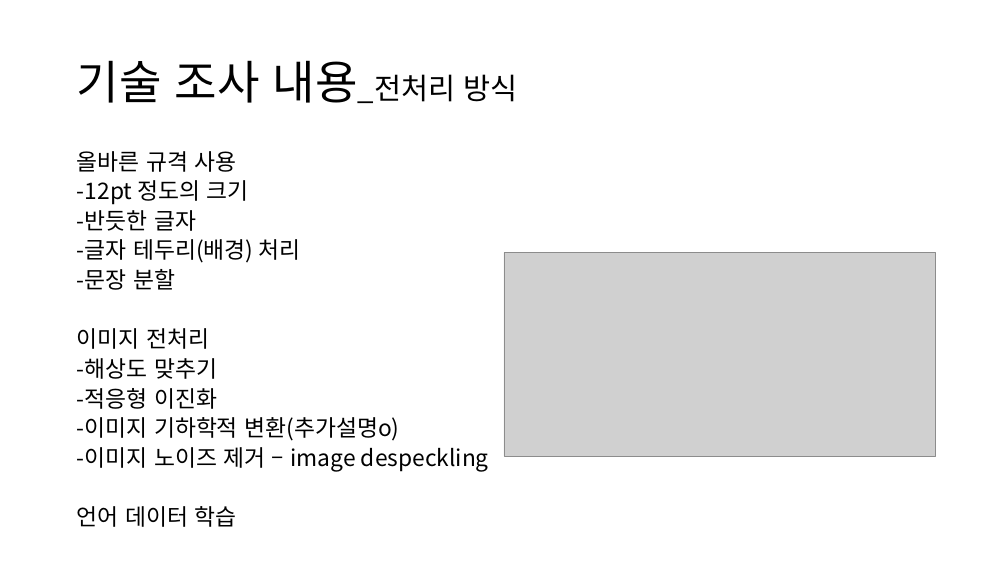
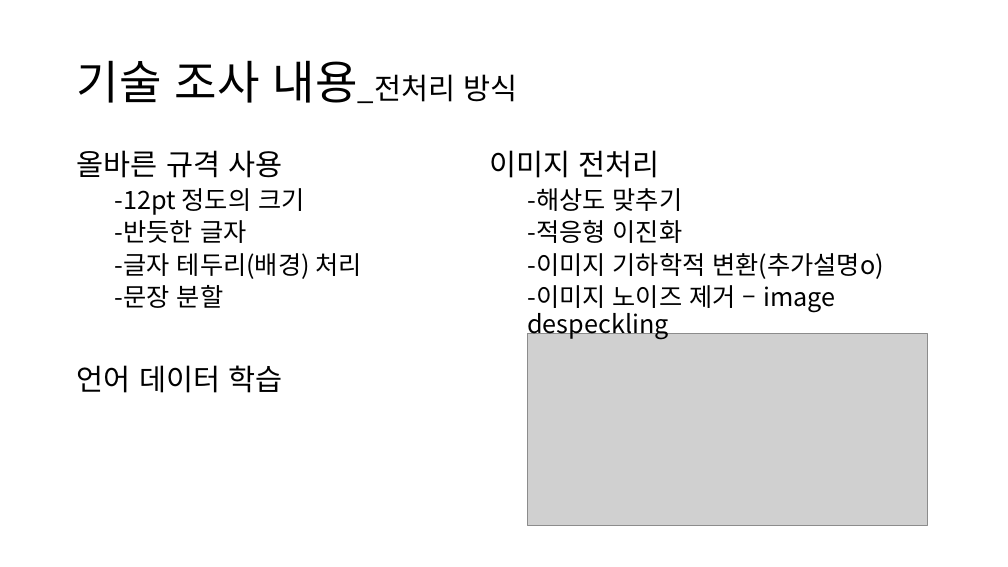
Before and after one commit to LumiereKANG/SW_development, a slide deck: slide 8 of ETC/프로젝트 제안서 7조.pptx. Drawn at 1008x567 pixels with LibreOffice and Linux fonts; fonts in the diff are those of the drawing; grey boxes stand for pictures. Boxes give left, top, right and bottom in pixels: in the first picture for what was removed or moved away, otherwise in the second. Text is boxed around its words. In the diff, an @@ line names an element or a change of style, - is before the commit and + after.

```diff
--- a/ETC/프로젝트 제안서 7조.pptx
+++ b/ETC/프로젝트 제안서 7조.pptx
@@ text "올바른 규격 사용" at [77,150,361,393]: size 21.7 to 28 pt in "올바른 규격 사용", "언어 데이터 학습"; size 21.7 to 24 pt in "-12pt 정도의 크기", "-반듯한 글자", "-글자 테두리(배경) 처리", "-문장 분할"; line spacing 0.7 to 0.9; list level 1 to 2 in "-12pt 정도의 크기"; list level 1 to 2 in "-반듯한 글자"; list level 1 to 2 in "-글자 테두리(배경) 처리"; list level 1 to 2 in "-문장 분할" @@
@@ text added at [490,150,884,340], 24 pt, text #000000 @@
+이미지 전처리
+  -해상도 맞추기
+  -적응형 이진화
+  -이미지 기하학적 변환(추가설명o)
+  -이미지 노이즈 제거 – image despeckling
@@ text at [77,328,489,472]: paragraphs removed @@
-이미지 전처리
--해상도 맞추기
--적응형 이진화
--이미지 기하학적 변환(추가설명o)
--이미지 노이즈 제거 – image despeckling
@@ picture: place and size @@
-picture at [504,253,936,456]
+picture at [527,333,927,526]
```
Also in this commit, not shown: 6 other slides changed, 1 slide added, 2 slides removed.
